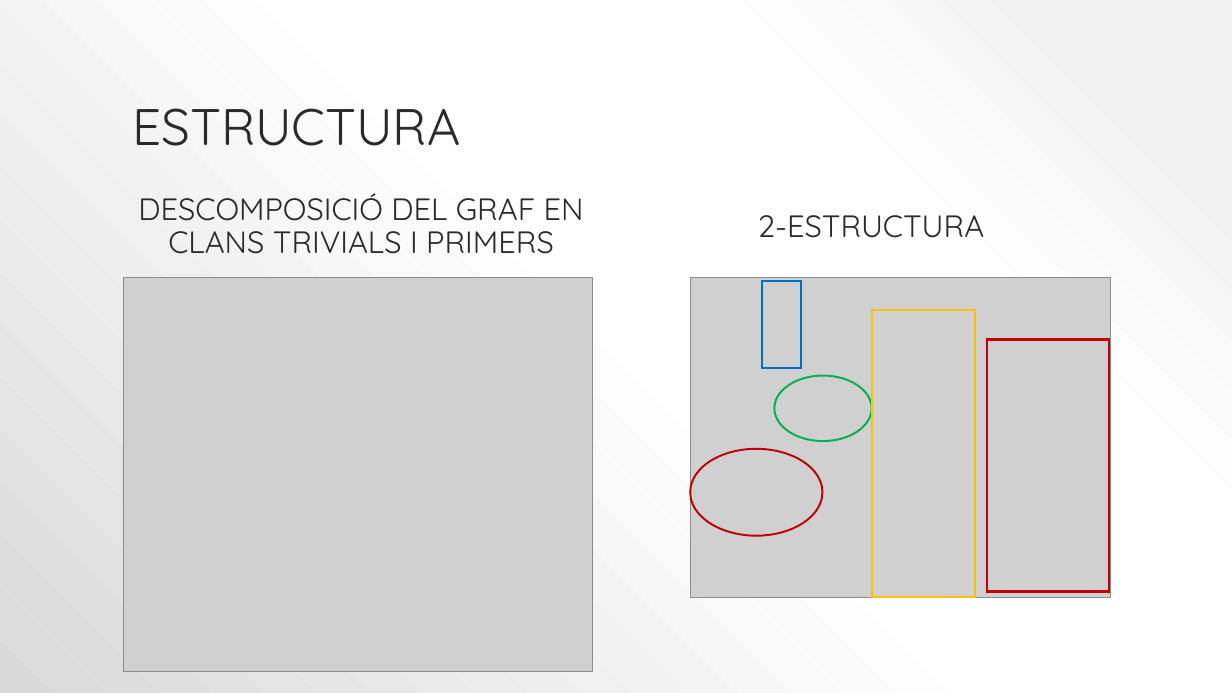
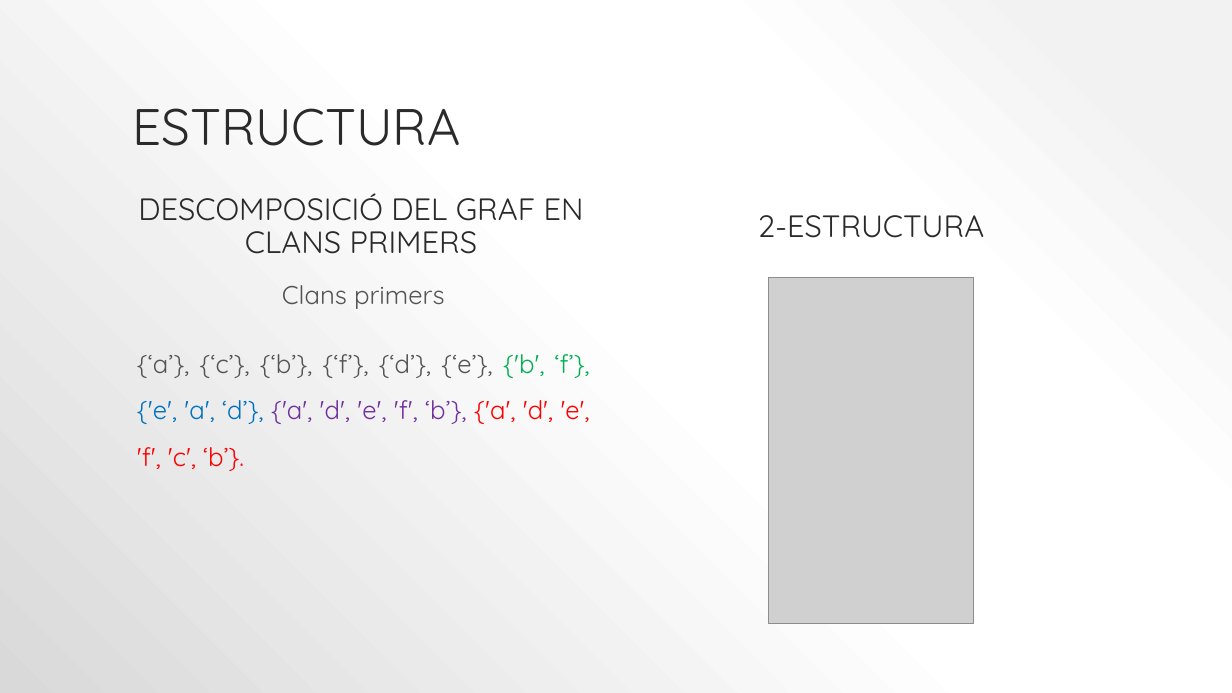
Before and after one commit to lrodrin/TFG, a slide deck: slide 16 of presentació.pptx (slide 15 before the commit). Drawn at 1232x693 pixels with LibreOffice and Linux fonts; fonts in the diff are those of the drawing; grey boxes stand for pictures. Boxes give left, top, right and bottom in pixels: in the first picture for what was removed or moved away, otherwise in the second. Text is boxed around its words. In the diff, an @@ line names an element or a change of style, - is before the commit and + after.

```diff
--- a/presentació.pptx
+++ b/presentació.pptx
@@ text at <box>138,193,584,254</box>: text changed @@
-DESCOMPOSICIÓ DEL GRAF EN CLANS TRIVIALS I PRIMERS
+DESCOMPOSICIÓ DEL GRAF EN CLANS PRIMERS
@@ picture removed at <box>123,277,592,672</box> @@
@@ text added at <box>137,285,590,471</box>, 20 pt, text #545454 @@
+Clans primers
+{‘a’}, {‘c’}, {‘b’}, {‘f’}, {‘d’}, {‘e’}, {'b', ‘f’}, {'e', 'a', ‘d’}, {'a', 'd', 'e', 'f', ‘b’}, {'a', 'd', 'e', 'f', 'c', ‘b’}.
@@ picture removed at <box>690,277,1111,598</box> @@
@@ rectangle removed at <box>762,281,801,368</box> @@
@@ picture added at <box>769,277,974,624</box> @@
@@ rectangle removed at <box>872,311,974,598</box> @@
@@ rectangle removed at <box>987,339,1109,592</box> @@
@@ ellipse removed at <box>775,375,872,441</box> @@
@@ ellipse removed at <box>690,449,823,536</box> @@
```
Also in this commit, not shown: 2 slides added, 1 slide removed, 3 other files.
